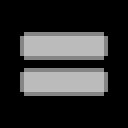
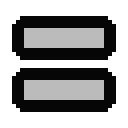
Layers edited between the first and the second 128 x 128 image:
painted on "fg" over left=12, top=16, right=116, bottom=112
hid "Background" over left=0, top=0, right=128, bottom=128
